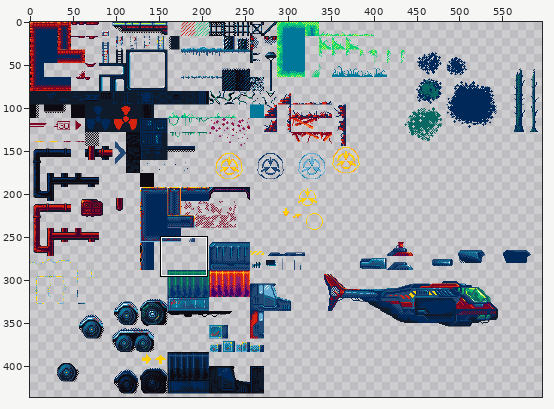
Two versions of one pixel-art file, res/atlas/world.aseprite. The picture above shows the old version from afar; the outline marks the close-up.
Close-up. Old version:
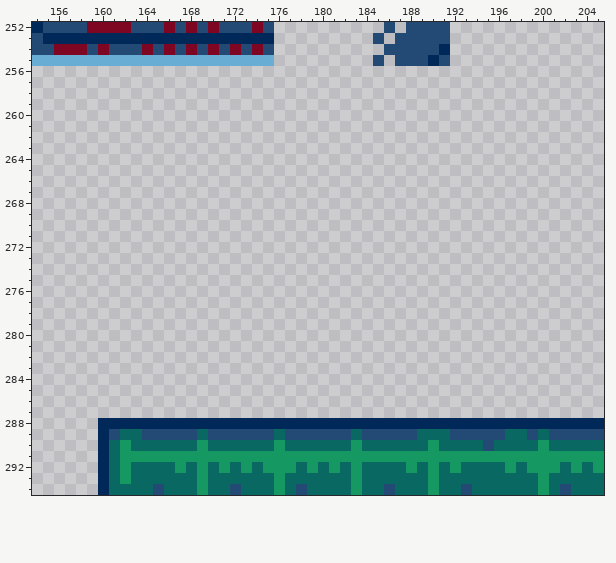
640x512 pixels, 1 frame. Shown: x 154..205, y 252..294. The wide view leaves out empty margins.
The same view after the edit:
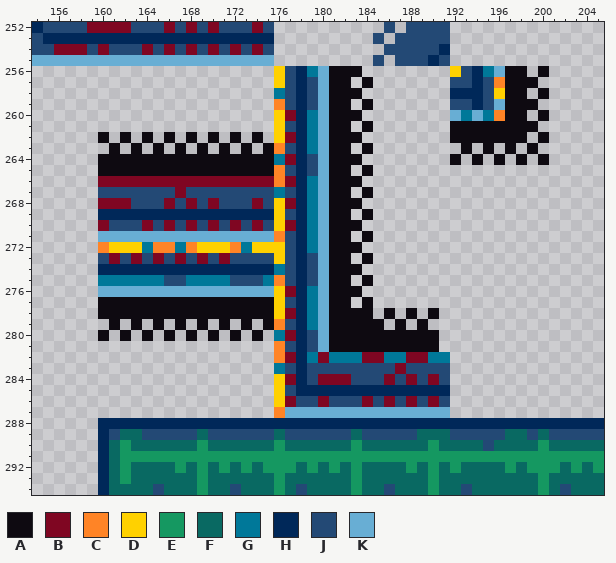
Palette (. is transparent): A #0e0a11  B #7f0622  C #ff8426  D #ffd100  E #159861  F #096962  G #007899  H #002859  J #234975  K #68aed4
The exact change:
@@ x 154..205 @@
 255 KKKKKKKKKKKKKKKKKKKKKK.........J.JJJHJ..............
-256 ....................................................
-257 ....................................................
-258 ....................................................
-259 ....................................................
-260 ....................................................
-261 ....................................................
-262 ....................................................
-263 ....................................................
-264 ....................................................
-265 ....................................................
-266 ....................................................
-267 ....................................................
-268 ....................................................
-269 ....................................................
-270 ....................................................
-271 ....................................................
-272 ....................................................
-273 ....................................................
-274 ....................................................
-275 ....................................................
-276 ....................................................
-277 ....................................................
-278 ....................................................
-279 ....................................................
-280 ....................................................
-281 ....................................................
-282 ....................................................
-283 ....................................................
-284 ....................................................
-285 ....................................................
-286 ....................................................
-287 ....................................................
+256 ......................DJHGKAAA........DJHGKAA.A.....
+257 ......................DJHJKAA.A.......JJHJCAAA......
+258 ......................GJHJKAAA........HHHJDAA.A.....
+259 ......................CJHJKAA.A.......JJHJKAAA......
+260 ......................DBHGKAAA........KGKGCAA.A.....
+261 ......................DJHGKAA.A.......AAAAAAAA......
+262 ......A.A.A.A.A.A.A.A.DBHGKAAA........AAAAAAA.A.....
+263 .......A.A.A.A.A.A.A.ACJHGKAA.A........A.A.A.A......
+264 ......AAAAAAAAAAAAAAAAGBHJKAAA........A.A.A.A.A.....
+265 ......AAAAAAAAAAAAAAAACJHJKAA.A.....................
+266 ......BBBBBBBBBBBBBBBBCBHGKAAA......................
+267 ......JJJJJJJBJJJJJJJJGJHGKAA.A.....................
+268 ......BBBJJJBJBJBJJJBJDBHGKAAA......................
+269 ......HHHHHHHHHHHHHHHHDJHGKAA.A.....................
+270 ......BJJJBJBJBJBJBJBJDBHGKAAA......................
+271 ......KKKKKKKKKKKKKKKKCJHGKAA.A.....................
+272 ......CDDDGCCGCDDDCGDDDJHGKAAA......................
+273 ......JBJBJBJBJBJBJJJJDJHJKAA.A.....................
+274 ......HHHHHHHHHHHHHHHHGJHJKAAA......................
+275 ......GGGGGGJJGGGGJJJGCJHJKAA.A.....................
+276 ......KKKKKKKKKKKKKKKKDBHGKAAA......................
+277 ......AAAAAAAAAAAAAAAADJHGKAA.A.....................
+278 ......AAAAAAAAAAAAAAAADBHGKAAAA.A.A.A...............
+279 .......A.A.A.A.A.A.A.ACJHGKAAAAA.A.A................
+280 ......A.A.A.A.A.A.A.A.GBHJKAAAAAAAAAA...............
+281 ......................CJHJKAAAAAAAAAA...............
+282 ......................CBHGBGGGBBGGBBGG..............
+283 ......................GJHJJJJJJJJBJJJJ..............
+284 ......................DBHJBBBJJJBJBJBJ..............
+285 ......................DJHHHHHHHHHHHHHH..............
+286 ......................DBJJBJJJBJBJBJBJ..............
+287 ......................CKKKKKKKKKKKKKKK..............
 288 ......HHHHHHHHHHHHHHHHHHHHHHHHHHHHHHHHHHHHHHHHHHHHHH
